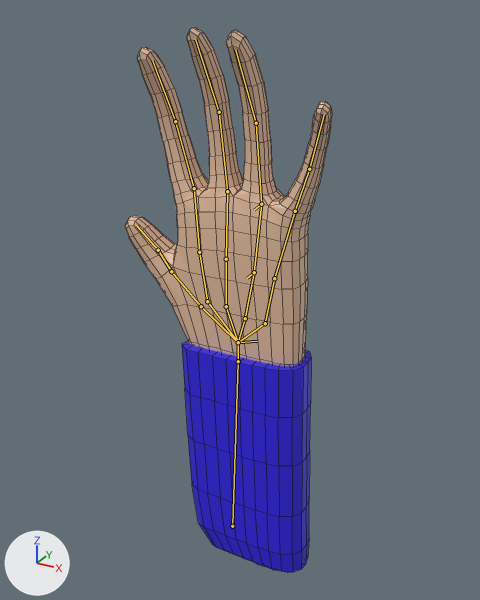
Renders of the Blender file hand.blend from each side of a commit.
Before and after are seen from a 50 mm camera at (3.93, -7.17, 3.22) aimed at (-0.09, 0.13, -0.43). The lights are fixed; the arrows at lower left show +X, +Y and +Z. The bones that bend it are drawn over the model as lines. Mesh edges are drawn as thin lines.

Names of what the first picture shows: 'Cube', 'Sleeve'.
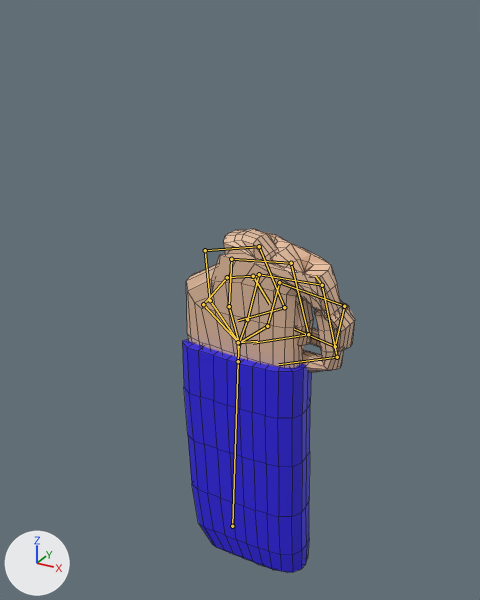
The newer file adds an action. The first version stands in its rest pose; the second is drawn at frame 15 of the action 'Grab'.

The change in detail:
Bone 'Bone.028' (bone_bone_028) turns from (0, 0, 0) to (0, 0, -3) degrees about its own x, y and z.
Bone 'Bone.003' (bone_bone_003) turns from (0, 0, 0) to (-3, 4, -82) degrees about its own x, y and z.
Bone 'Bone.007' (bone_bone_007) turns from (0, 0, 0) to (-1, 5, -82) degrees about its own x, y and z.
Bone 'Bone.011' (bone_bone_011) turns from (0, 0, 0) to (-1, 6, -82) degrees about its own x, y and z.
Bone 'Bone.015' (bone_bone_015) turns from (0, 0, 0) to (-1, 5, -82) degrees about its own x, y and z.
Bone 'Bone.016' (bone_bone_016) turns from (0, 0, 0) to (-1, -9, -82) degrees about its own x, y and z.

Location of each change, (x1, y1, x2, y2) in pixels of the pictures (480 x 600 px):
'Cube', posed: before (125, 27, 332, 366); after (186, 229, 355, 373)
'Sleeve', posed: before (182, 341, 311, 573); after (182, 339, 311, 573)
bone 'Bone.028', root to tip: before (238, 361) to (238, 342); after (238, 361) to (239, 343)
bone 'Bone.003', root to tip: before (274, 278) to (295, 211); after (279, 282) to (344, 306)
bone 'Bone.007', root to tip: before (254, 272) to (261, 204); after (259, 274) to (322, 285)
bone 'Bone.011', root to tip: before (226, 259) to (227, 191); after (231, 259) to (291, 263)
bone 'Bone.015', root to tip: before (199, 252) to (194, 188); after (205, 250) to (259, 246)
bone 'Bone.016', root to tip: before (201, 306) to (171, 271); after (203, 304) to (227, 277)
